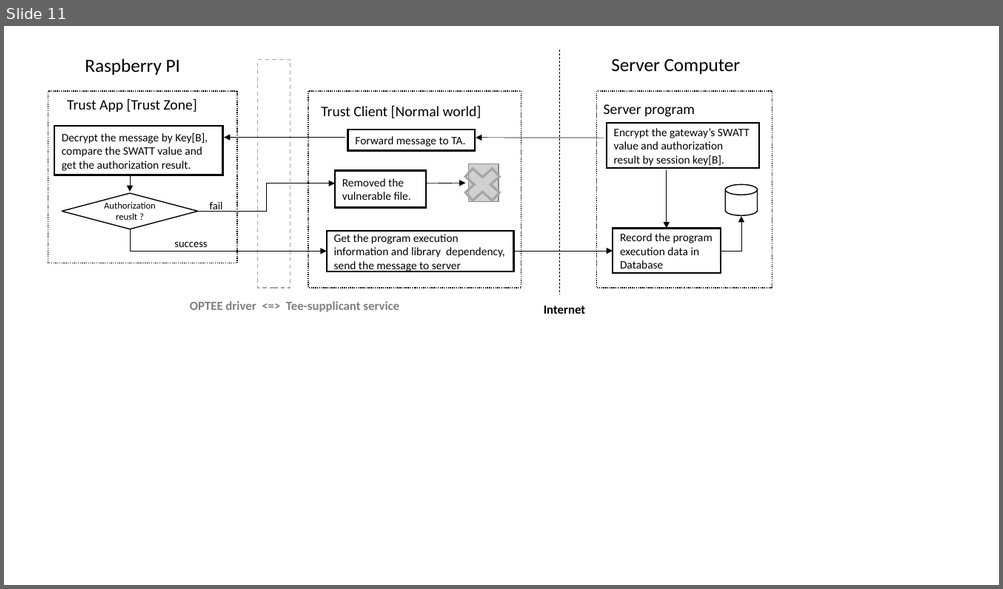
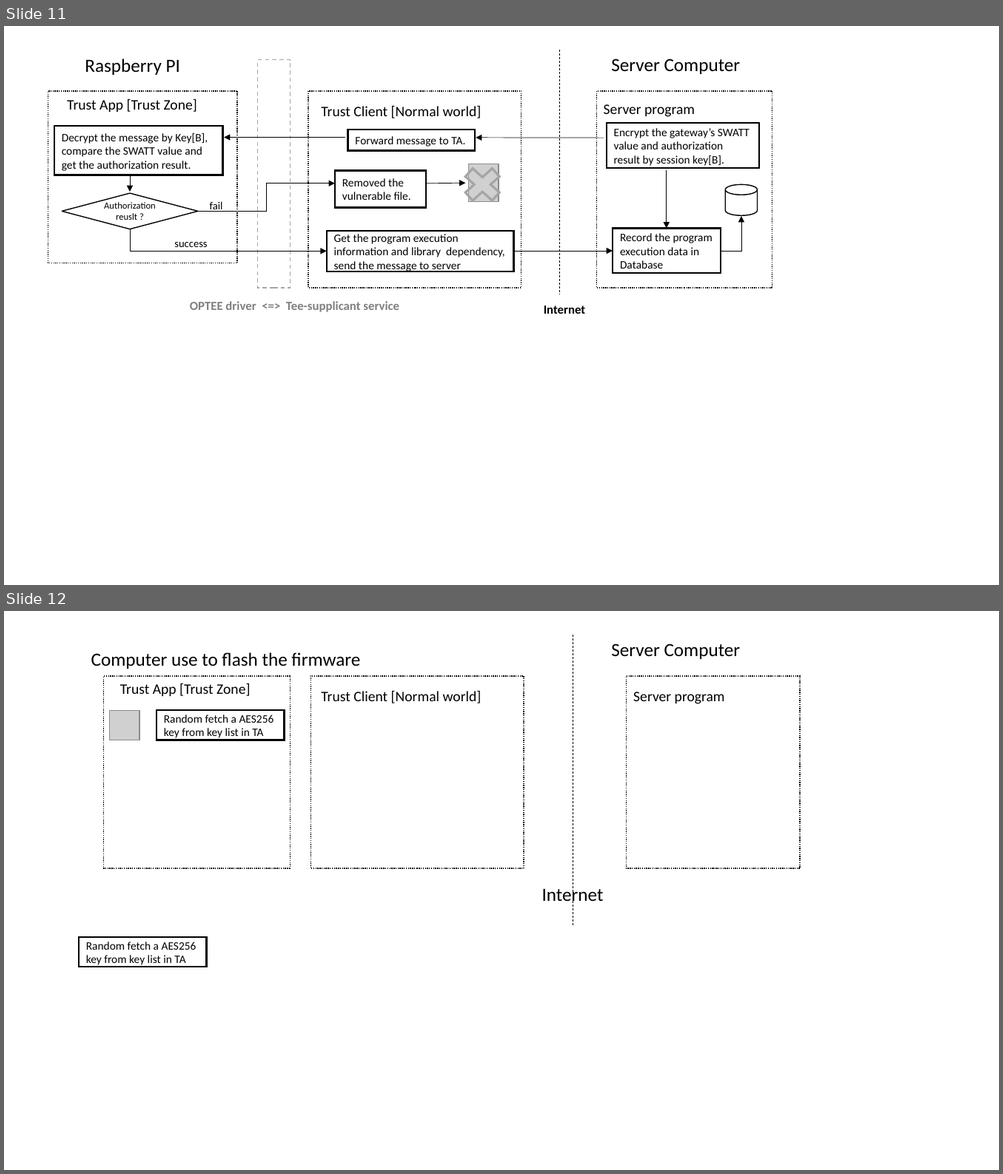
Before and after one commit to LiuYuancheng/Xandar_Sensor_IOT, a slide deck: doc/firmwaresignWF.pptx. Shown one above the other, each under a label of ours: slide 11 before the commit, slides 11 and 12 after it. The pictures are 1003x589 and 1003x1174 pixels, drawn with LibreOffice and Linux fonts; fonts in the diff are those of the drawing; grey boxes stand for pictures. Boxes give left, top, right and bottom in pixels: in the first picture for what was removed or moved away, otherwise in the second. Text is boxed around its words. In the diff, an @@ line names an element or a change of style, - is before the commit and + after.

```diff
--- a/doc/firmwaresignWF.pptx
+++ b/doc/firmwaresignWF.pptx
@@ slide 12 added at <box>4,611,999,1170</box>, background #FFFFFF @@
@@ text added at <box>91,652,360,669</box>, 18 pt, text #000000 @@
+Computer use to flash the firmware
@@ line added from (573, 635) to (573, 925), #000000 0.5 pt dashed @@
@@ text added at <box>611,644,740,659</box>, 18 pt, text #000000 @@
+Server Computer
@@ rectangle added at <box>104,676,290,869</box>, fill #FFFFFF, outline #000000 1 pt dashed @@
@@ rectangle added at <box>310,676,523,869</box>, fill #FFFFFF, outline #000000 1 pt dashed @@
@@ rectangle added at <box>626,676,800,869</box>, fill #FFFFFF, outline #000000 1 pt dashed @@
@@ text added at <box>120,683,250,696</box>, 14 pt, text #000000 @@
+Trust App [Trust Zone]
@@ text added at <box>321,690,481,703</box>, 14 pt, text #000000 @@
+Trust Client [Normal world]
@@ text added at <box>633,692,725,704</box>, 14 pt, text #000000 @@
+Server program
@@ picture added at <box>110,710,140,740</box> @@
@@ rectangle added at <box>156,710,284,740</box>, fill #FFFFFF, outline #000000 1.5 pt, 11 pt, text #000000 @@
+Random fetch a AES256 key from key list in TA
@@ text added at <box>542,886,603,906</box>, 18 pt, text #000000 @@
+Internet
@@ rectangle added at <box>79,937,206,967</box>, fill #FFFFFF, outline #000000 1.5 pt, 11 pt, text #000000 @@
+Random fetch a AES256 key from key list in TA
```
Also in this commit, not shown: 1 other file.
